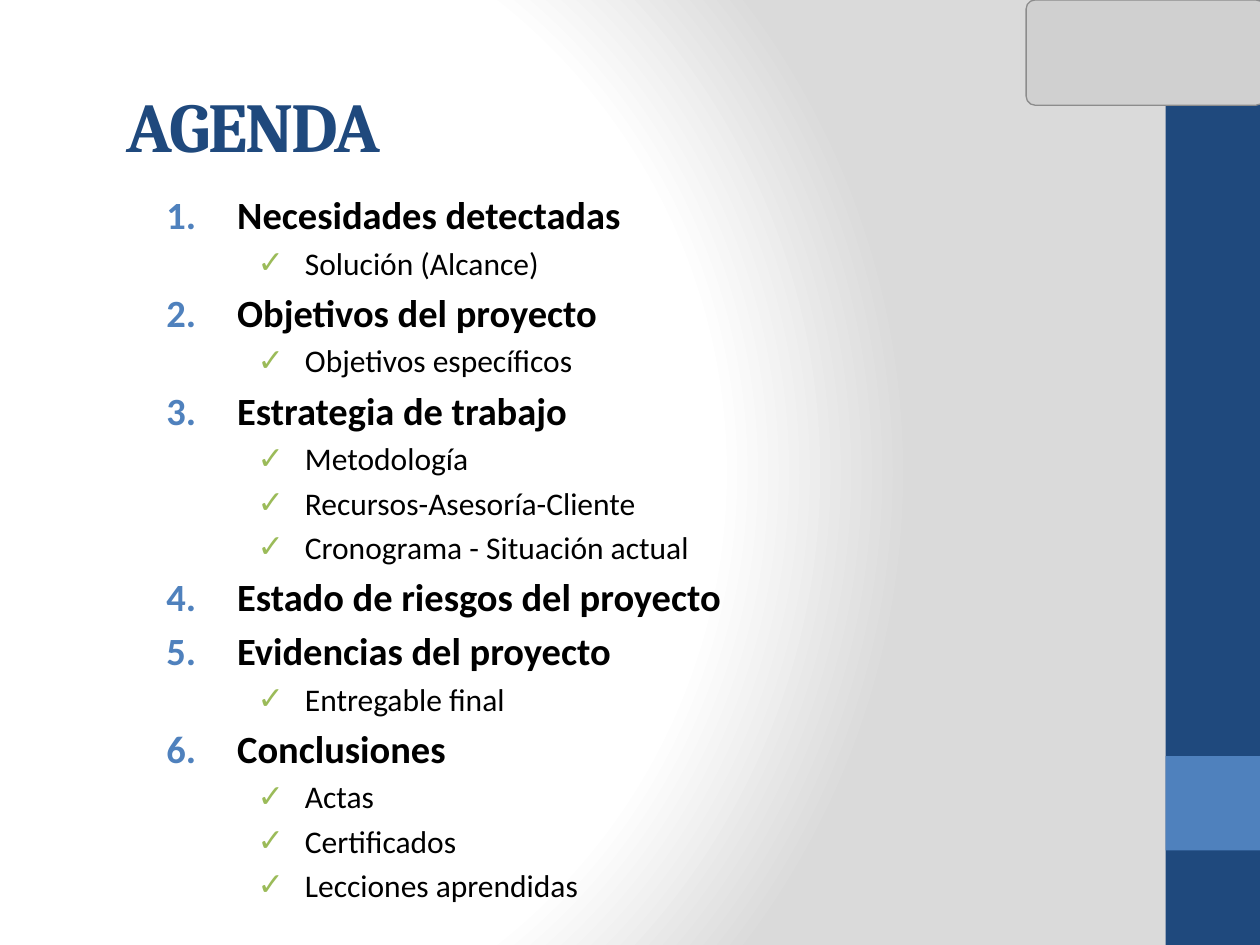
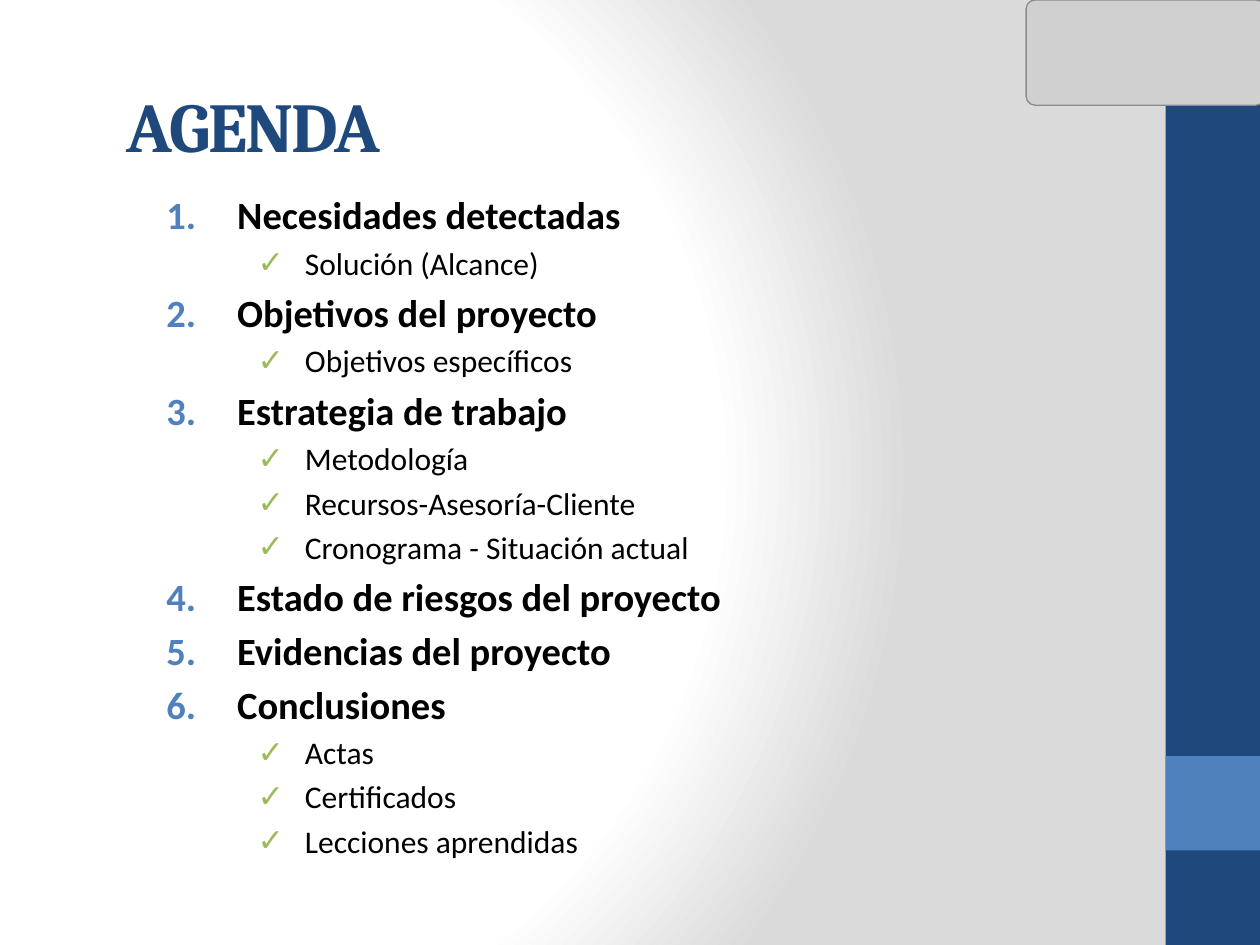
Before and after one commit to cms/proyecto-fya, a slide deck: slide 2 of Presentacion Final Ciclo 2011-02/ANOCFAP-[Presentación Final v2.0].pptx. Drawn at 1260x945 pixels with LibreOffice and Linux fonts; fonts in the diff are those of the drawing; grey boxes stand for pictures. Boxes give left, top, right and bottom in pixels: in the first picture for what was removed or moved away, otherwise in the second. Text is boxed around its words. In the diff, an @@ line names an element or a change of style, - is before the commit and + after.

```diff
--- a/Presentacion Final Ciclo 2011-02/ANOCFAP-[Presentación Final v2.0].pptx
+++ b/Presentacion Final Ciclo 2011-02/ANOCFAP-[Presentación Final v2.0].pptx
@@ text at box(305, 689, 505, 717): paragraph removed @@
-    ✓ Entregable final
```
Also in this commit, not shown: 6 other slides changed, 8 slides added, 1 slide removed, 1 other file.
